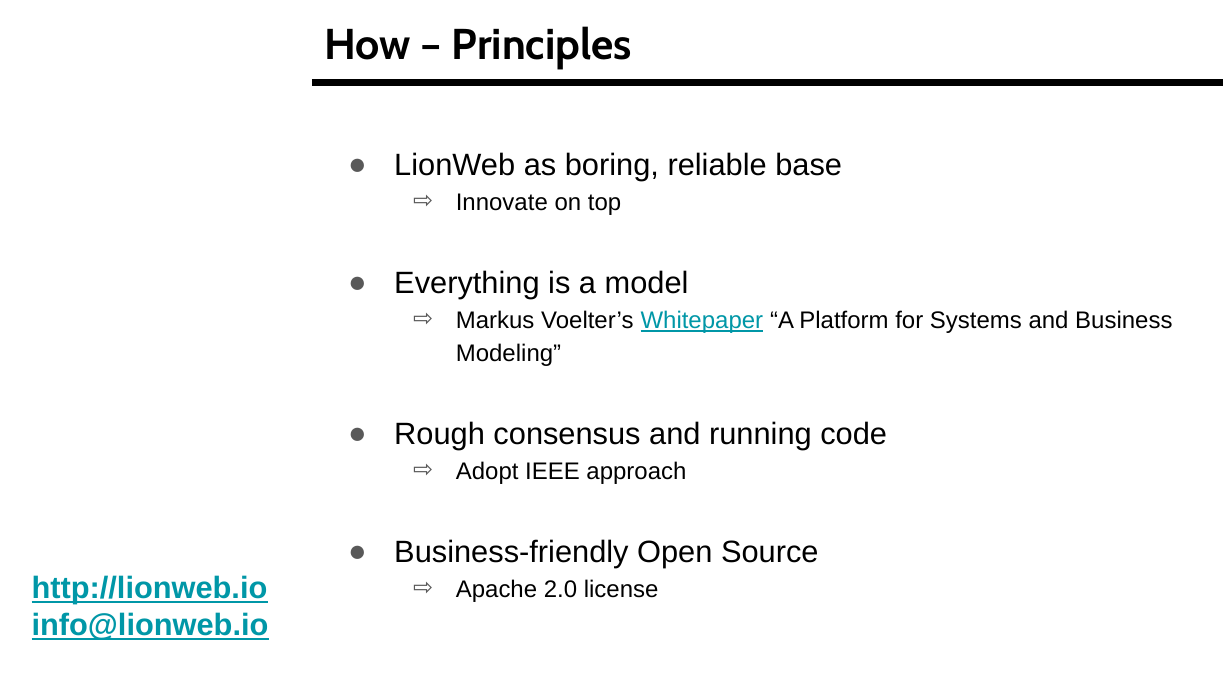
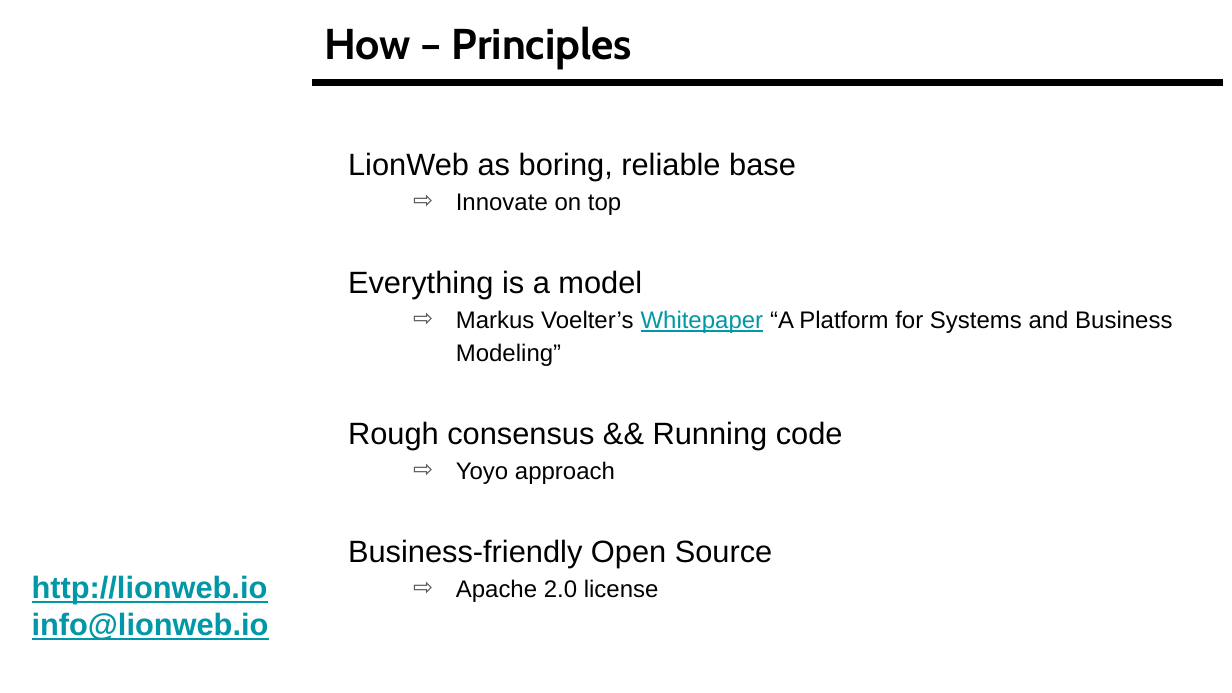
Before and after one commit to LionWeb-io/specification, a slide deck: slide 5 of resources/LangDev Talk.pptx. Drawn at 1232x693 pixels with LibreOffice and Linux fonts; fonts in the diff are those of the drawing; background and template pictures are left out. Boxes give left, top, right and bottom in pixels: in the first picture for what was removed or moved away, otherwise in the second. Text is boxed around its words. In the diff, an @@ line names an element or a change of style, - is before the commit and + after.

```diff
--- a/resources/LangDev Talk.pptx
+++ b/resources/LangDev Talk.pptx
@@ text at [348,152,796,568]: bullet ● to none @@
@@ text at [348,421,843,484]: text changed @@
-● Rough consensus and running code
-  ⇨ Adopt IEEE approach
+Rough consensus && Running code
+  ⇨ Yoyo approach
```
Also in this commit, not shown: 5 other slides changed, 3 slides removed.
